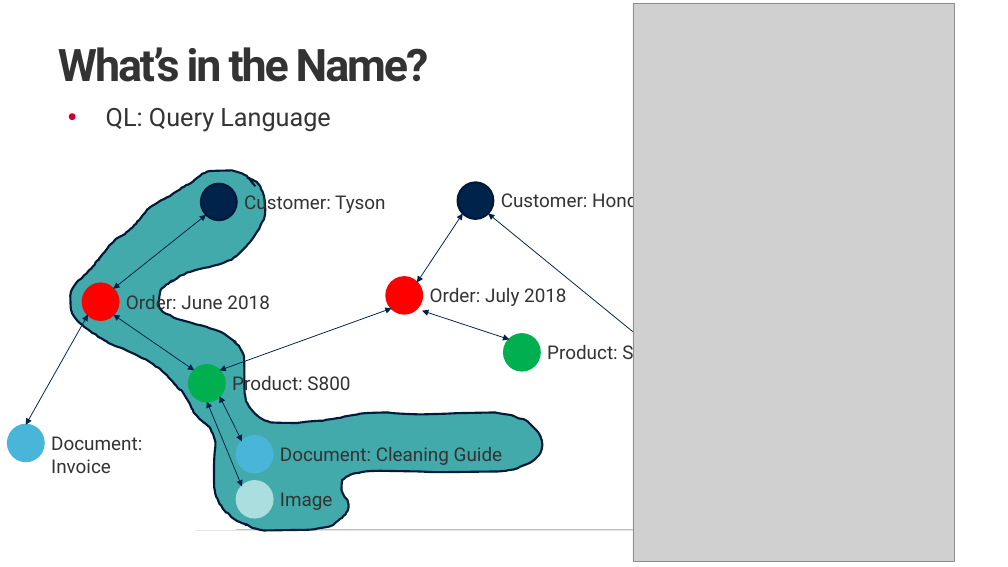
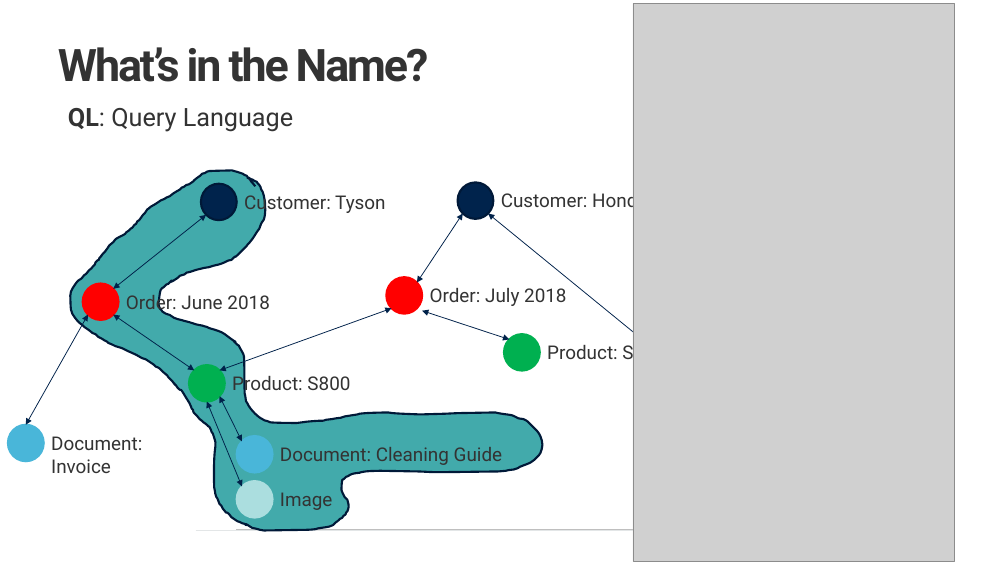
Before and after one commit to NPDSoftwareDev/graphql-presentation, a slide deck: slide 4 of graphql Introduction.pptx. Drawn at 1008x567 pixels with LibreOffice and Linux fonts; fonts in the diff are those of the drawing; grey boxes stand for pictures; background and template pictures are left out. Boxes give left, top, right and bottom in pixels: in the first picture for what was removed or moved away, otherwise in the second. Text is boxed around its words. In the diff, an @@ line names an element or a change of style, - is before the commit and + after.

```diff
--- a/graphql Introduction.pptx
+++ b/graphql Introduction.pptx
@@ text "QL: Query Language" at (68,108,293,132): bold on in "QL:"; bullet • to none @@
```
Also in this commit, not shown: 10 other slides changed.
